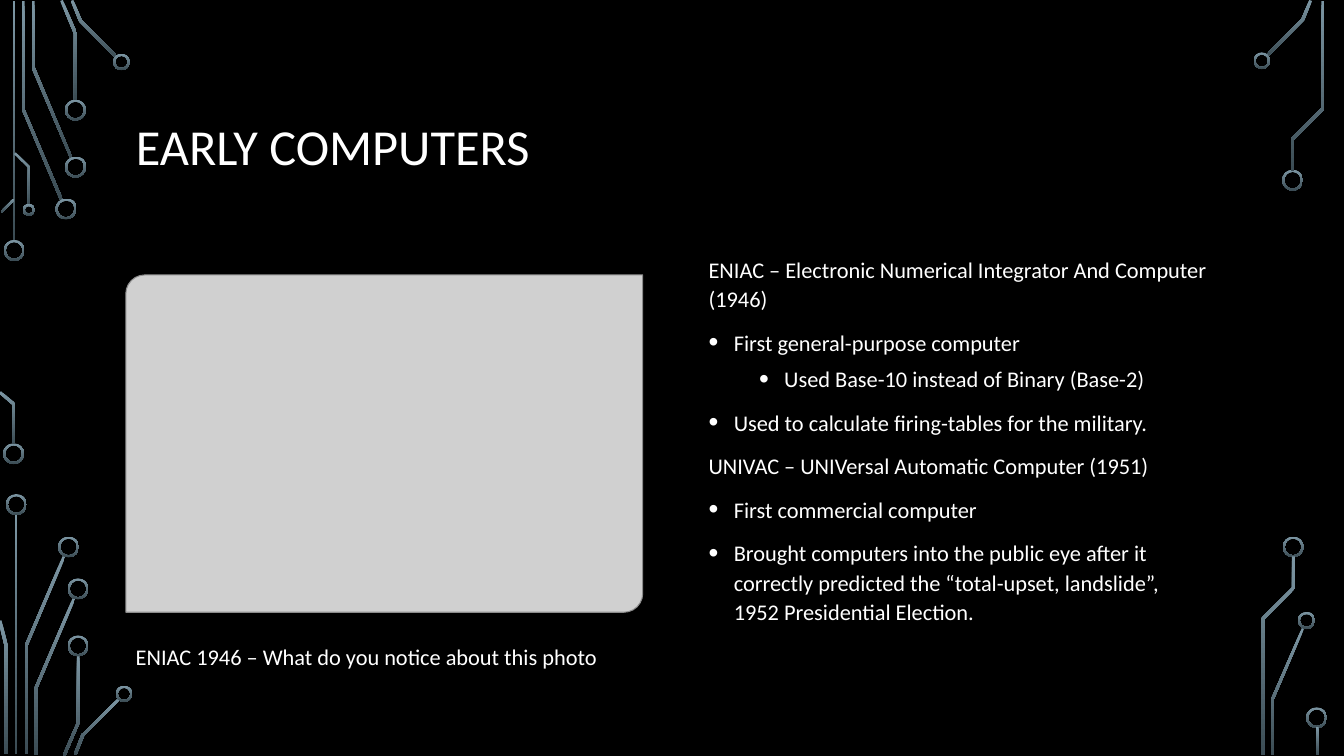
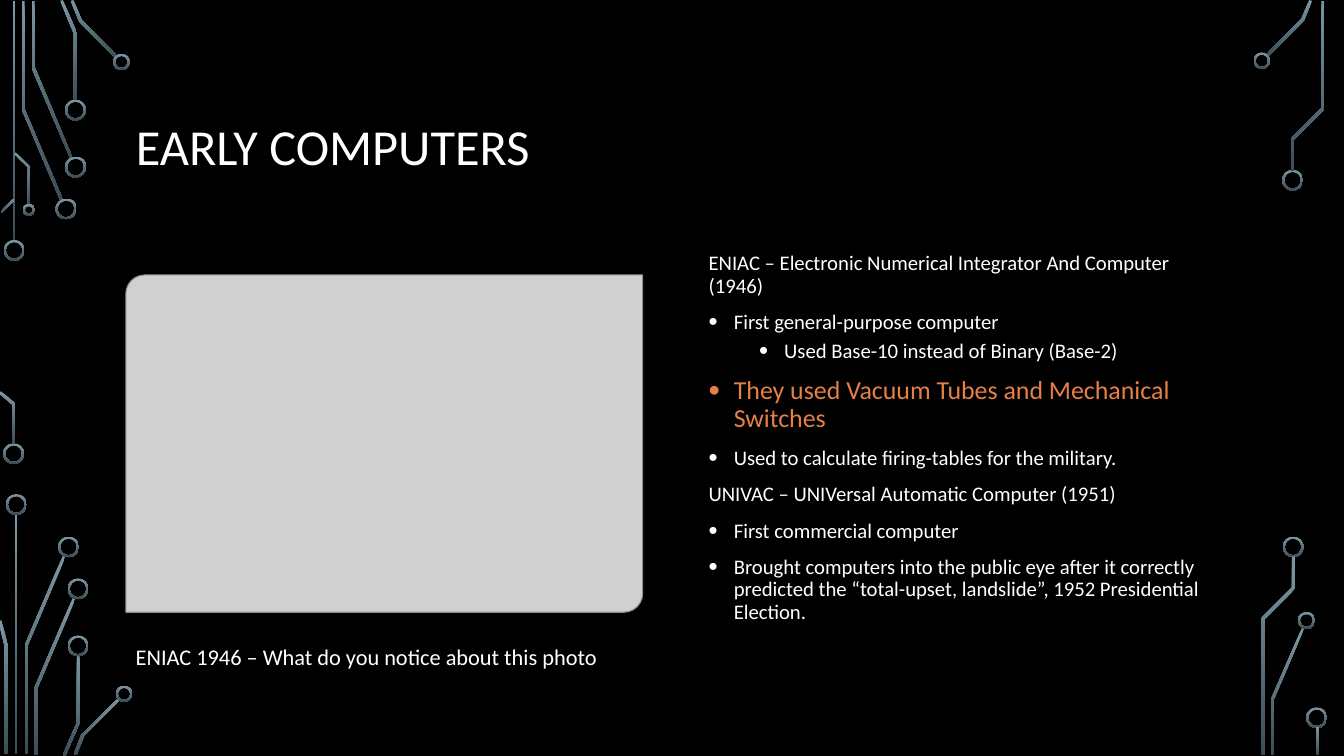
Before and after one commit to rbaker26/Programming-Merit-Badge, a slide deck: slide 11 of ProgrammingMB.pptx. Drawn at 1344x756 pixels with LibreOffice and Linux fonts; fonts in the diff are those of the drawing; grey boxes stand for pictures; background and template pictures are left out. Boxes give left, top, right and bottom in pixels: in the first picture for what was removed or moved away, otherwise in the second. Text is boxed around its words. In the diff, an @@ line names an element or a change of style, - is before the commit and + after.

```diff
--- a/ProgrammingMB.pptx
+++ b/ProgrammingMB.pptx
@@ text at (709, 255, 1199, 619): size 16 to 14.8 pt in "ENIAC – Electronic Numerical Integrator And Computer ...", "First general-purpose computer", "Used Base-10 instead of Binary (Base-2)", "Used to calculate firing-tables for the military." and 3 more places; line spacing 1.1 to 0.9 @@
@@ text at (734, 381, 1169, 427): paragraph added @@
+• They used Vacuum Tubes and Mechanical Switches
```
Also in this commit, not shown: 4 other slides changed, 3 slides added, 2 slides removed.
